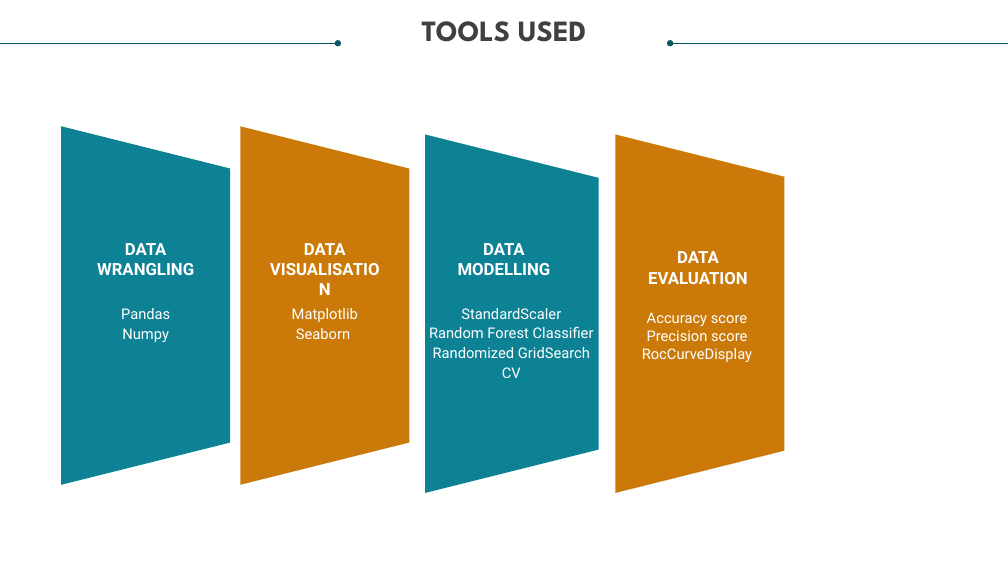
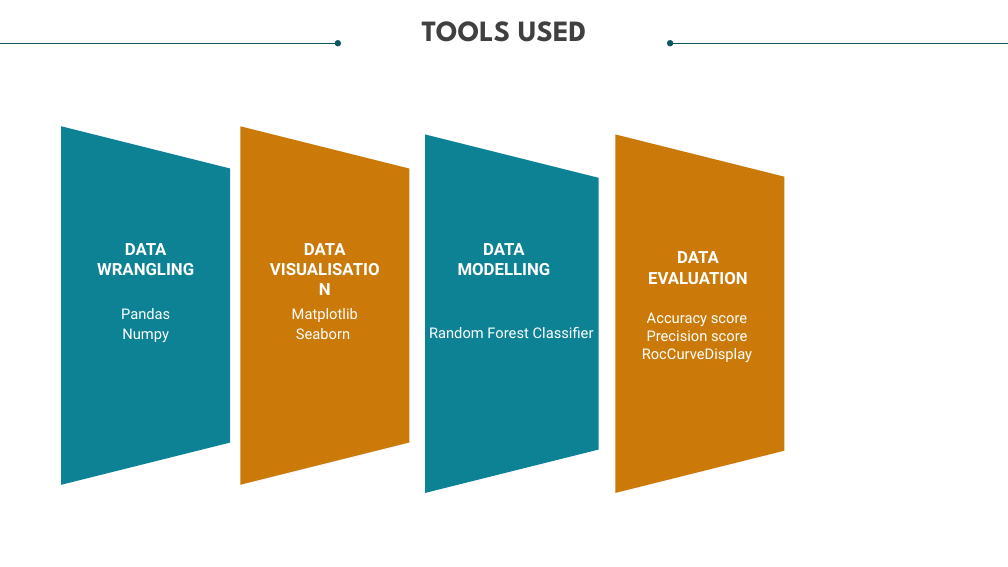
Before and after one commit to aakashr21/Financial-Risk-Analysis-Model, a slide deck: slide 3 of FINACIAL RISK DETECTION.pptx. Drawn at 1008x567 pixels with LibreOffice and Linux fonts; fonts in the diff are those of the drawing. Boxes give left, top, right and bottom in pixels: in the first picture for what was removed or moved away, otherwise in the second. Text is boxed around its words. In the diff, an @@ line names an element or a change of style, - is before the commit and + after.

```diff
--- a/FINACIAL RISK DETECTION.pptx
+++ b/FINACIAL RISK DETECTION.pptx
@@ text at <box>461,308,561,319</box>: paragraph removed @@
-StandardScaler
@@ text at <box>433,347,590,378</box>: paragraph removed @@
-Randomized GridSearch CV
```
